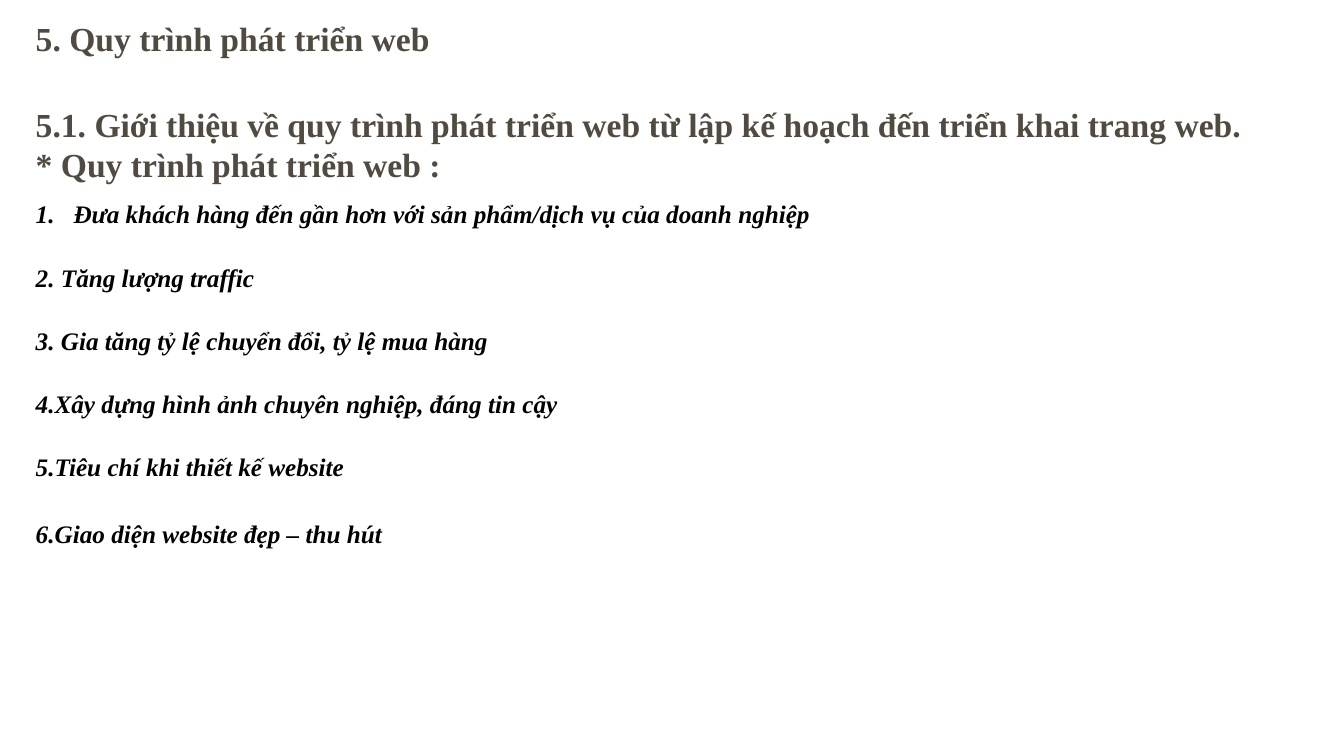
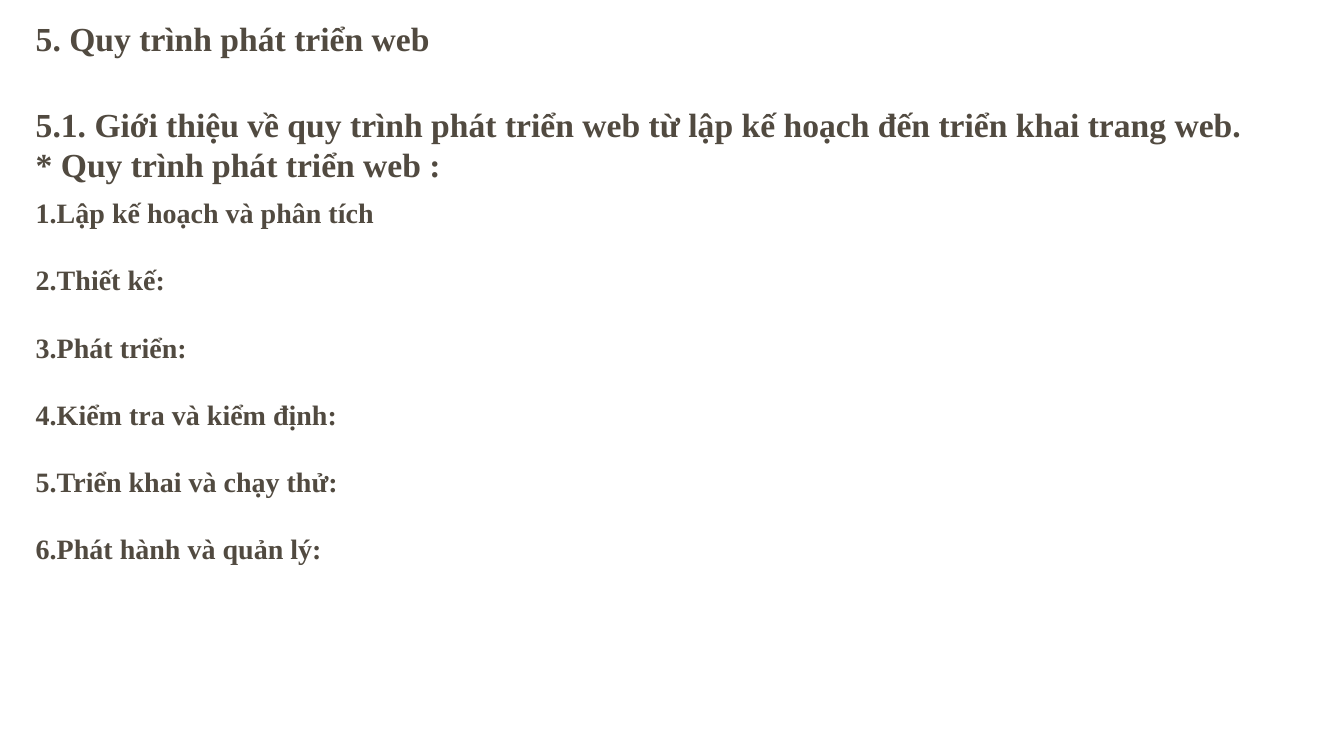
Before and after one commit to HaHung2/webnhom7, a slide deck: slide 12 of NHÓM-7-CÔNG-NGHỆ-WEB.pptx. Drawn at 1344x756 pixels with LibreOffice and Linux fonts; fonts in the diff are those of the drawing; background and template pictures are left out. Boxes give left, top, right and bottom in pixels: in the first picture for what was removed or moved away, otherwise in the second. Text is boxed around its words. In the diff, an @@ line names an element or a change of style, - is before the commit and + after.

```diff
--- a/NHÓM-7-CÔNG-NGHỆ-WEB.pptx
+++ b/NHÓM-7-CÔNG-NGHỆ-WEB.pptx
@@ text at (36,202,373,565): text changed; size 18 to 20 pt; text colour #000000 to #514A40; italic off @@
-1. Đưa khách hàng đến gần hơn với sản phẩm/dịch vụ của doanh nghiệp
-2. Tăng lượng traffic
-3. Gia tăng tỷ lệ chuyển đổi, tỷ lệ mua hàng
-4.Xây dựng hình ảnh chuyên nghiệp, đáng tin cậy
-5.Tiêu chí khi thiết kế website
-6.Giao diện website đẹp – thu hút
+1.Lập kế hoạch và phân tích
+2.Thiết kế:
+3.Phát triển:
+4.Kiểm tra và kiểm định:
+5.Triển khai và chạy thử:
+6.Phát hành và quản lý:
```
Also in this commit, not shown: 3 other slides changed, 1 slide added, 1 slide removed, 2 other files.
